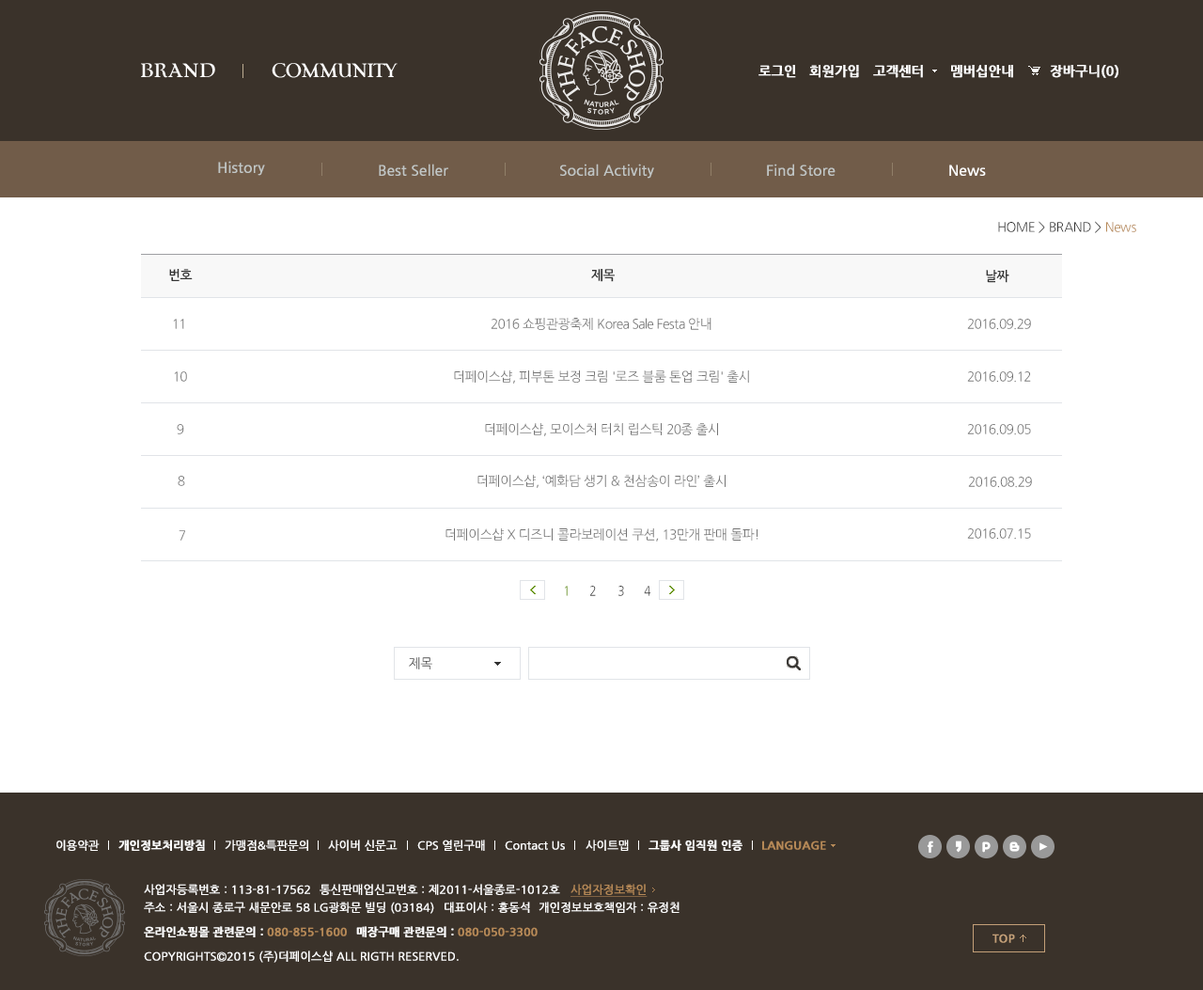
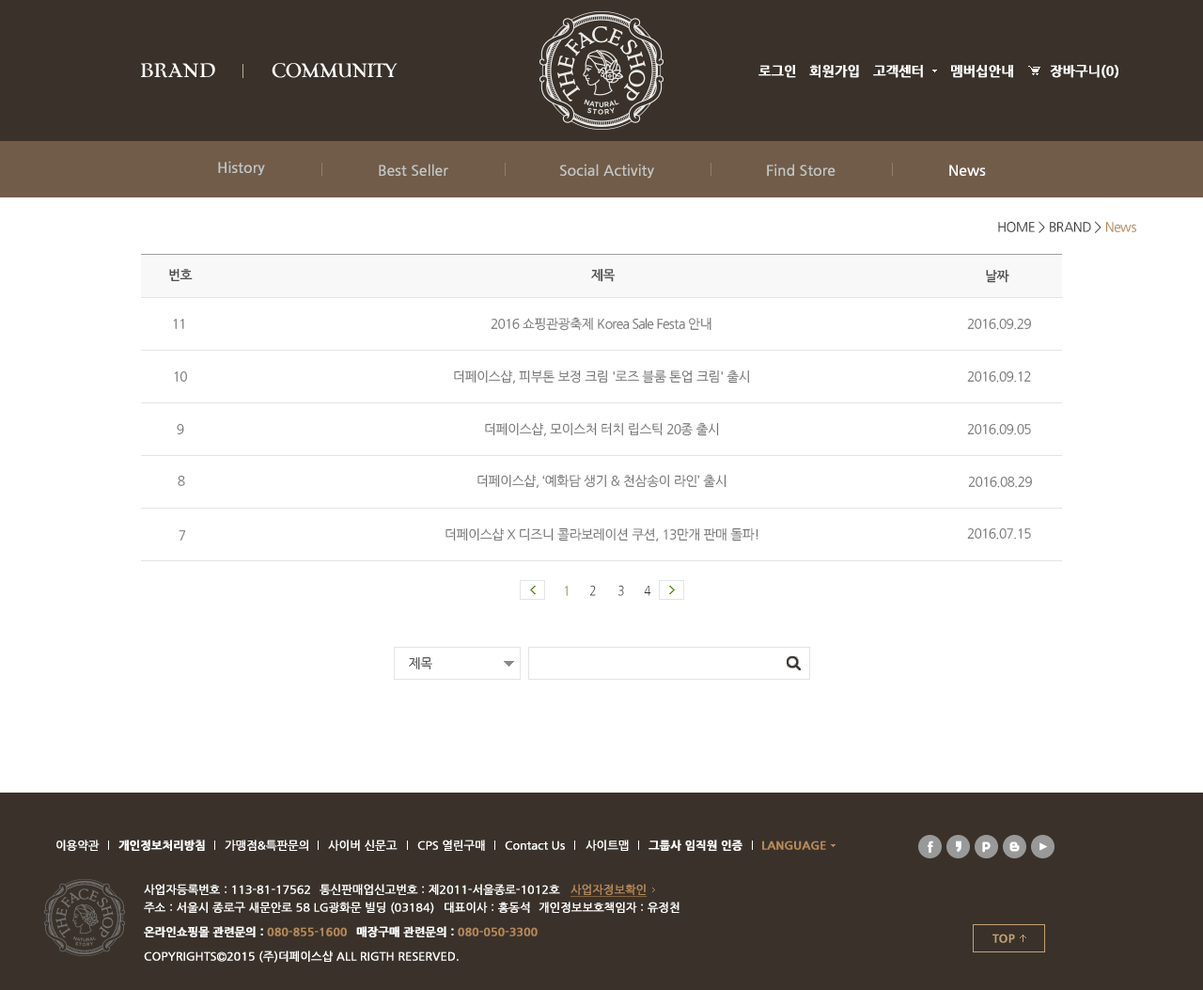
Comparing the layer stacks of the two 1203px x 990px images. Changes:
painted on "HOME > BRAND > News" over [998, 220, 1137, 234]
painted on "4" over [644, 585, 651, 597]
painted on "3" over [618, 584, 625, 597]
painted on "2" over [590, 584, 597, 597]
painted on "더페이스샵 X 디즈니 콜라보레이션 쿠션, 13만개 판매 돌파!" over [445, 527, 759, 542]
painted on "더페이스샵, ‘예화담 생기 & 천삼송이 라인’ 출시" over [477, 473, 727, 488]
painted on "더페이스샵, 모이스처 터치 립스틱 20종 출시" over [485, 422, 720, 437]
painted on "더페이스샵, 피부톤 보정 크림 '로즈 블룸 톤업 크림' 출시" over [454, 369, 750, 384]
painted on "2016 쇼핑관광축제 Korea Sale Festa 안내" over [490, 316, 712, 331]
painted on "제목" (2nd of 3, in "container" › "new" › "제목") over [591, 267, 615, 283]
painted on "2016.07.15" over [967, 527, 1032, 540]
painted on "2016.08.29" over [968, 475, 1033, 488]
painted on "2016.09.05" over [967, 423, 1032, 436]
painted on "2016.09.12" over [967, 370, 1032, 383]
painted on "2016.09.29" over [967, 317, 1032, 330]
painted on "날짜" (2nd of 2, in "container" › "new" › "날짜") over [986, 268, 1010, 283]
painted on "7" over [178, 530, 187, 541]
painted on "8" over [177, 474, 186, 487]
painted on "9" over [176, 423, 185, 435]
painted on "10" over [173, 371, 188, 382]
painted on "11" over [172, 318, 185, 330]
painted on "번호" (2nd of 2, in "container" › "new" › "번호") over [169, 267, 193, 283]
painted on "제목" (3rd of 3, in "container" › "new" › "아으" › "제목박스") over [408, 656, 433, 671]
added layer "셀렉트바" in group "제목박스" over [503, 660, 515, 667]
…and 1 more changes (1 removed)
